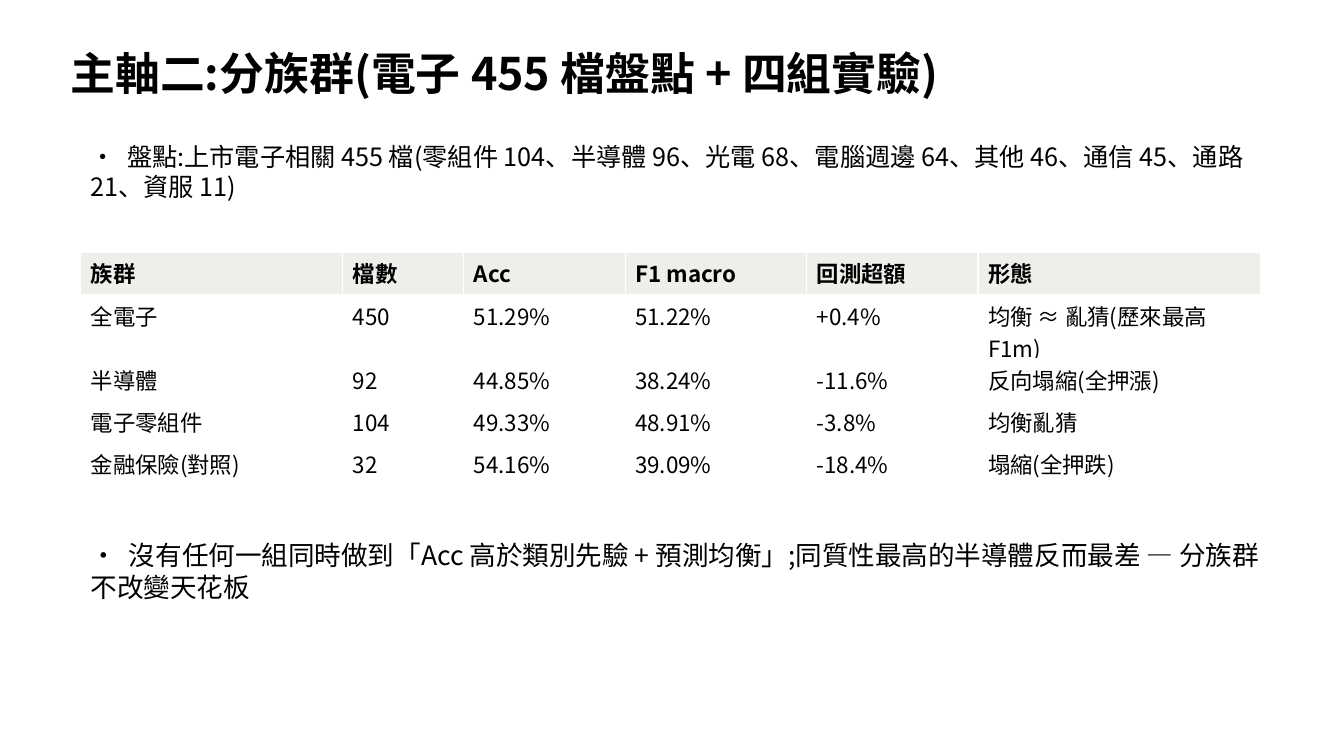
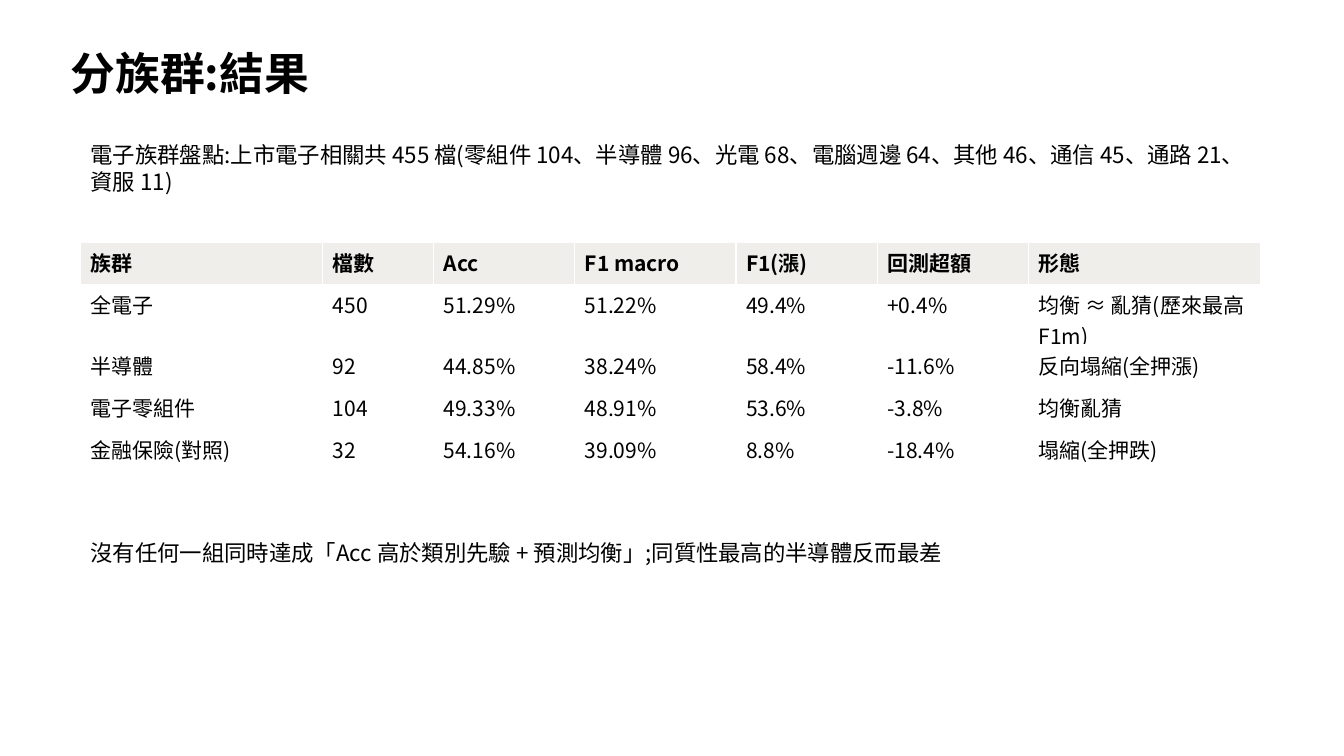
Before and after one commit to lintaixu/fcukproject, a slide deck: slide 4 of 725/進度報告.pptx (slide 6 before the commit). Drawn at 1344x756 pixels with LibreOffice and Linux fonts; fonts in the diff are those of the drawing. Boxes give left, top, right and bottom in pixels: in the first picture for what was removed or moved away, otherwise in the second. Text is boxed around its words. In the diff, an @@ line names an element or a change of style, - is before the commit and + after.

Commit message:
725 簡報改版:只呈現不同檔數與分族群結果

```diff
--- a/725/進度報告.pptx
+++ b/725/進度報告.pptx
@@ text at (70, 52, 309, 94): text changed @@
-主軸二:分族群(電子 455 檔盤點 + 四組實驗)
+分族群:結果
@@ text at (91, 144, 1244, 194): text changed; size 18 to 16 pt @@
-• 盤點:上市電子相關 455 檔(零組件 104、半導體 96、光電 68、電腦週邊 64、其他 46、通信 45、通路 21、資服 11)
+電子族群盤點:上市電子相關共 455 檔(零組件 104、半導體 96、光電 68、電腦週邊 64、其他 46、通信 45、通路 21、資服 11)
@@ table at (81, 242, 1260, 466) @@
+column 5: F1(漲) | 49.4% | 58.4% | 53.6% | 8.8%
@@ table: place and size @@
-table at (81, 252, 1260, 482)
+table at (81, 242, 1260, 466)
@@ text at (91, 542, 942, 565): text changed; size 19 to 16 pt @@
-• 沒有任何一組同時做到「Acc 高於類別先驗 + 預測均衡」;同質性最高的半導體反而最差 — 分族群不改變天花板
+沒有任何一組同時達成「Acc 高於類別先驗 + 預測均衡」;同質性最高的半導體反而最差
```
Also in this commit, not shown: 2 other slides changed, 1 slide added, 5 slides removed, 1 other file.
